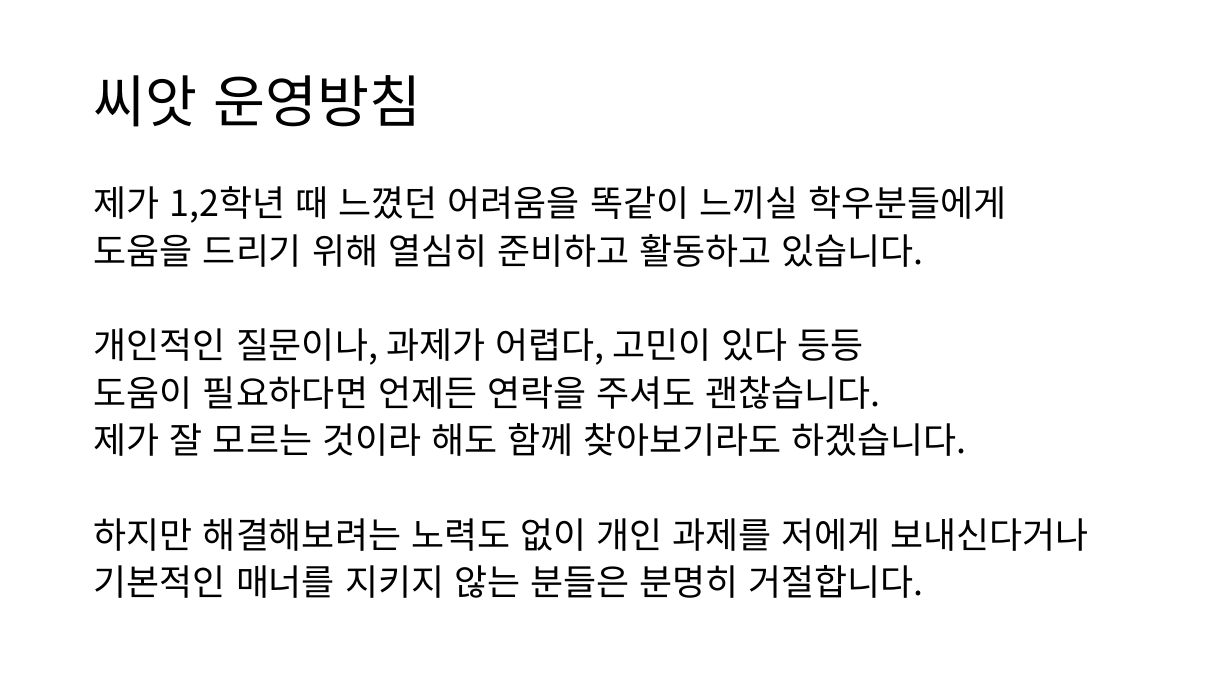
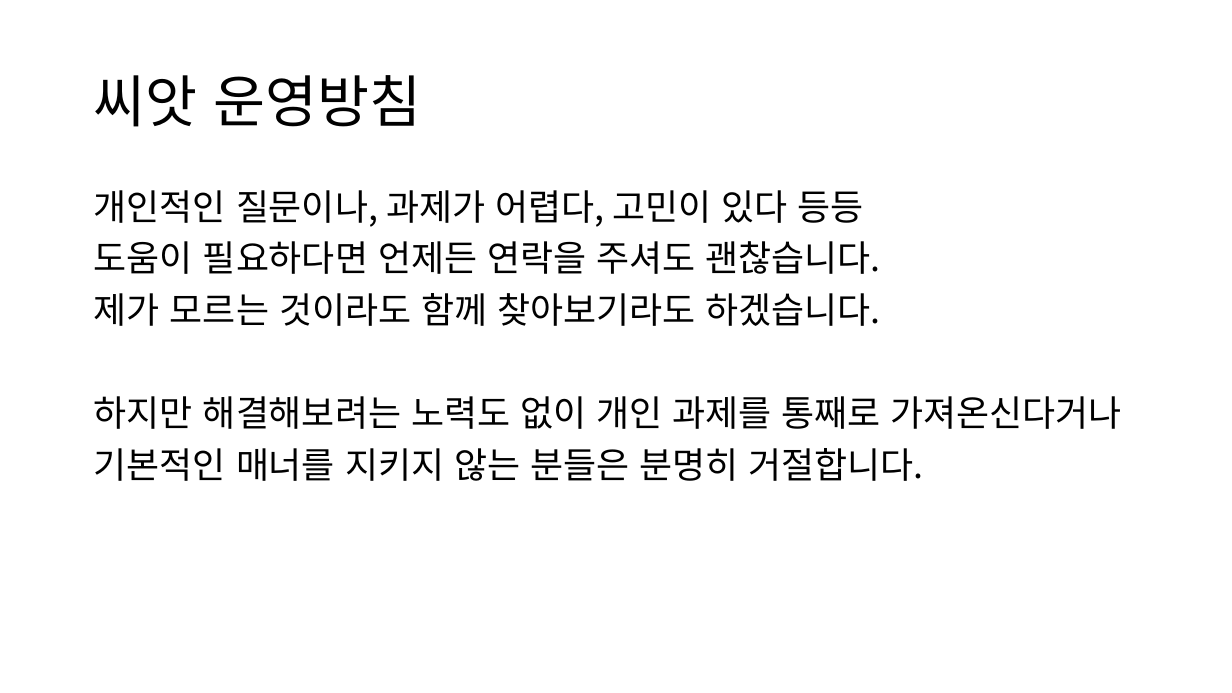
Before and after one commit to jm-kor-00/Seed_23-2nd, a slide deck: slide 7 of 2023 - 2학기 계획.pptx (slide 8 before the commit). Drawn at 1232x693 pixels with LibreOffice and Linux fonts; fonts in the diff are those of the drawing. Boxes give left, top, right and bottom in pixels: in the first picture for what was removed or moved away, otherwise in the second. Text is boxed around its words. In the diff, an @@ line names an element or a change of style, - is before the commit and + after.

```diff
--- a/2023 - 2학기 계획.pptx
+++ b/2023 - 2학기 계획.pptx
@@ text at box(94, 186, 1006, 267): paragraphs removed @@
-제가 1,2학년 때 느꼈던 어려움을 똑같이 느끼실 학우분들에게
-도움을 드리기 위해 열심히 준비하고 활동하고 있습니다.
@@ text at box(94, 190, 923, 481): line spacing 0.8 to 0.9 @@
@@ text at box(94, 293, 1121, 429): text changed @@
-제가 잘 모르는 것이라 해도 함께 찾아보기라도 하겠습니다.
-하지만 해결해보려는 노력도 없이 개인 과제를 저에게 보내신다거나
+제가 모르는 것이라도 함께 찾아보기라도 하겠습니다.
+하지만 해결해보려는 노력도 없이 개인 과제를 통째로 가져온신다거나
```
Also in this commit, not shown: 4 other slides changed, 1 other file.
